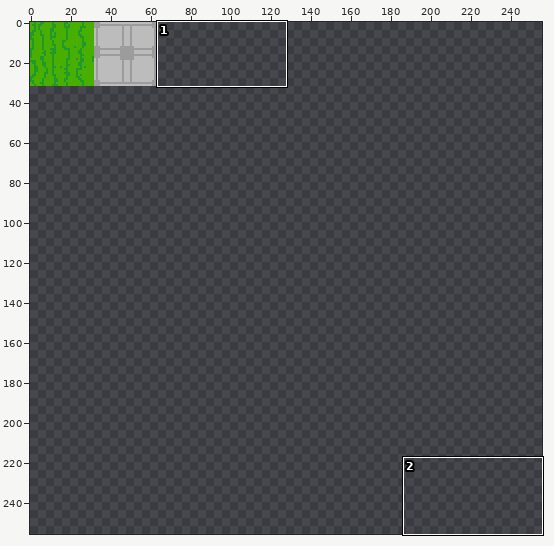
Two versions of one sprite sheet, LD27_PROJECT/img temp/ready/blockSheet.png. Above: a wide view before the commit, with the close-up outlined.
Close-up. Old version:
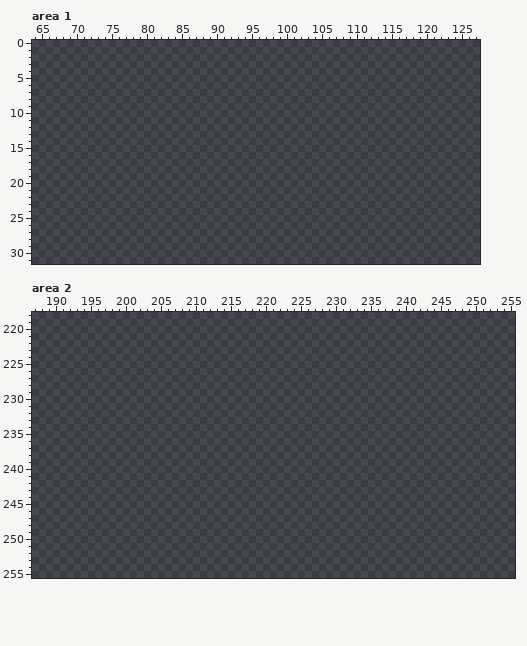
The file is 256x256 pixels. Shown: area 1: x 64..127, y 0..31; area 2: x 187..255, y 218..255.
New version:
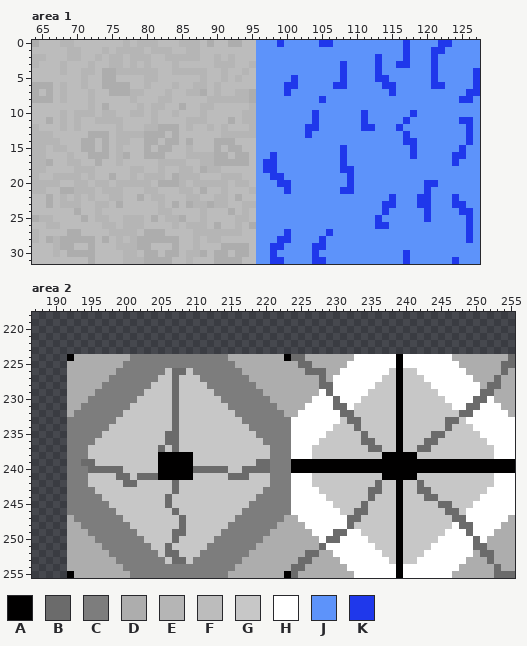
Palette (. is transparent): A #010000  B #6b6b6b  C #7d7d7d  D #adadad  E #b5b5b5  F #bcbcbc  G #c7c7c7  H #ffffff  J #5d93fa  K #1f38eb
From old to new:
Changed rows in their new state; - is an unchanged pixel.
Area 1:
first column x 64:
 0 DFFFEEFFFFFFFEFEEEFFFEEEFDFFDDFFJJJKJJJJJKKJJJJJJJJJJKJJJJKKJJJJ
 1 FFFFFEEFFFEFEEEEFEEEFFEEFFFFFFFFJJJJJJJJJJJJJJJJJJJJJKJJJKKJJJJJ
 2 EEFFFEEFFEFEEFEEEFFEEEEEFFEFEFFFJJJJJJJJJJJJJJJJJKJJJKJJJKJJJJJJ
 3 EFFFEFFFEFFEEFEFEFFFEFFFFFEEEFFEJJJJJJJJJJJJKJJJJKJJKKJJJKJJJJJJ
 4 FFFFEFFEEFDDEEEEEEFFEEEEEFFEFFEFJJJJJJJJJJJJKJJJJKJJJJJJJKJJJJJK
 5 FFFFFFFEFFDDFFFFEEFFFFFFEFFEFEFFJJJJJKJJJJJJKJJJJKKJJJJJJKJJJJJK
 6 DDDFEFFEFFDDDDFFEFFFEFFEEFEFFFFFJJJJKKJJJJJKKJJJJJKKJJJJJKKJJJJK
 7 DFDFEFFFEFFDDDEEFFFEFFEEDFEFFEEDJJJJKJJJJJJJJJJJJJJKJJJJJJJJJJKK
 8 DDDFEFFFEFFFFFEFFFEEFFFFFEEEEEEDJJJJJJJJJKJJJJJJJJJJJJJJJJJJJKKJ
 9 FFFFFFFFEFDFFFFEFEEFFDFFEEFFFFFEJJJJJJJJJJJJJJJJJJJJJJJJJJJJJJJJ
10 FFFFEFEEEFEEFFEEFEFFEFFFEFFFFFEEJJJJJJJJKJJJJJJKJJJJJJKJJJJJJJJJ
11 FFDFEFEFFEEEEFFFFEFFFFEEEFFFDFEEJJJJJJJJKJJJJJJKJJJJJKJJJJJJJKKJ
12 EFFFEFEFFFFFEFFFEEDDDFEFFEFEFFFEJJJJJJJKKJJJJJJKKJJJKJJJJJJJJJKJ
13 EEEFFFFFDDDFEEEEDDDFDFFFFFFEEEEEJJJJJJJKJJJJJJJJJJJJJKJJJJJJJJKJ
14 EEEEFFFDDFDFEEFFDDFDDFDFFFDDDFFFJJJJJJJJJJJJJJJJJJJJJKKJJJJJJJKJ
15 EEFEEFFDDFDFEFFFDFDDFFEFFFDFDDFFJJJJJJJJJJJJKJJJJJJJJJKJJJJJJKJJ
16 EEFFFEFFDDDFEDFFDDDFFFEEEEDDFDDFJJKJJJJJJJJJKJJJJJJJJJKJJJJJKKJJ
17 EEDFFEEFFDFFEFFFFFEEEEFFEEDDDDDFJKKJJJJJJJJJKJJJJJJJJJJJJJJJKJJJ
18 EEFFFFEEEFFFFFEEFFEFFEEFDEEFFFFFJKKJJJJJJJJJKKJJJJJJJJJJJJJJJJJJ
19 EFFEEEEFEFFDFFEFEEEFDEEEFFFEEEFFJJKKJJJJJJJJJKJJJJJJJJJJJJJJJJJJ
20 EEEEFFEEFEEFEEEEEFDDDEFEEEEEFEEFJJJKKJJJJJJJJKJJJJJJJJJJKKJJJJJJ
21 EEFFDDEEEFEEEFFFEEFFFEEFDFFEFFFEJJJJKJJJJJJJKKJJJJJJJJJJKJJJJJJJ
22 FFDFEFEFEFFEEFFDFEEFFFEEFFEEFDFFJJJJJJJJJJJJJJJJJJJKJJJKKJJJKJJJ
23 FFDFEEEFFEEFDFFFFFEFDFDEEDEEFFEEJJJJJJJJJJJJJJJJJJKKJJJKKJJJKKJJ
24 FFFFFFDFFEFFFFFFFFEEFFFFEFFFDFEFJJJJJJJJJJJJJJJJJJKJJJJJKJJJJKKJ
25 DEEFFFFDFEEFFEEEFDFEEDFFEFFFFEEFJJJJJJJJJJJJJJJJJKJJJJJJKJJJJJKJ
26 FFEEFFFFFFEEFEEEFFFFEFEEEFDFFEFDJJJJJJJJJJJJJJJJJKKJJJJJJJJJJJKJ
27 EFFFFDDFFFFEEEEFDDDFFFFEEEEEEEFFJJJJKJJJJJKJJJJJJJJJJJJJJJJJJJKJ
28 EFDEDDDDDFDFEFEDDDDDDFFEFEEFFFFFJJJKKJJJJKJJJJJJJJJJJJJJJJJJJJKJ
29 FFFEDDFFDFFFEEEDDFFFDFFEFFFDDDDFJJKKJJJJKKJJJJJJJJJJJJJJJJJJJJJJ
30 FFFEFDDDDFFFFEEFDDFDDFEEDFDDFDDFJJKJJJJJKJJJJJJJJJJJJKJJJJJJJJJJ
31 FFFFFFFFDFFFFEEEDDDDFFEFFFDDDDFFJJKKJJJJKKJJJJJJJJJJJKJJJJJJKJJJ
Area 2:
first column x 192:
224 ADDDDDDDDCCCCCCCCCCCCCCDDDDDDDDABBDDDDDDDHHHHHHAHHHHHHHDDDDDDDDB
225 DDDDDDDDCCCCCCCCCCCCCCCCDDDDDDDDDBBDDDDDHHHHHHHAHHHHHHHHDDDDDDBB
226 DDDDDDDCCCCCCCGBBGCCCCCCCDDDDDDDDDBBBDDHHHHHHHGAGGHHHHHHHDDDDDBD
227 DDDDDDCCCCCCCGGBGGGCCCCCCCDDDDDDDDDDBDHHHHHHHGGAGGGHHHHHHHDDDBDD
228 DDDDDCCCCCCCGGGBGGGGCCCCCCCDDDDDDDDDBBHHHHHHGGGAGGGGHHHHHHHDBBDD
229 DDDDCCCCCCCGGGGBGGGGGCCCCCCCDDDDDDDDHBHHHHHGGGGAGGGGGHHHHHHBBDDD
230 DDDCCCCCCCGGGGGBGGGGGGCCCCCCCDDDDDDHHHBHHHGGGGGAGGGGGGHHHHBBHDDD
231 DDCCCCCCCGGGGGGBGGGGGGGCCCCCCCDDDDHHHHBBHGGGGGGAGGGGGGGHHBBHHHDD
232 DCCCCCCCGGGGGGGBGGGGGGGGCCCCCCCDDHHHHHHBBGGGGGGAGGGGGGGGBBHHHHHD
233 CCCCCCCGGGGGGGGBGGGGGGGGGCCCCCCCHHHHHHHGBBGGGGGAGGGGGGBBGHHHHHHH
234 CCCCCCGGGGGGGGGBGGGGGGGGGGCCCCCCHHHHHHGGGBGGGGGAGGGGGGBGGGHHHHHH
235 CCCCCGGGGGGGGGBBGGGGGGGGGGGCCCCCHHHHHGGGGGBGGGGAGGGGBBGGGGGHHHHH
236 CCCCGGGGGGGGGGBBGGGGGGGGGGGGCCCCHHHHGGGGGGBBGGGAGGGBBGGGGGGGHHHH
237 CCCGGGGGGGGGGBGBGGGGGGGGGGGGGCCCHHHGGGGGGGGBBGGAGGBBGGGGGGGGGHHH
238 CCCGGGGGGGGGGAAAAAGGGGGGGGGGGCCCHHHGGGGGGGGGGAAAAAGGGGGGGGGGGHHH
239 CCBBGGGGGGGGGAAAAAGGGGGGGGGBBCCCAAAAAAAAAAAAAAAAAAAAAAAAAAAAAAAA
240 CCCBBBBBGGGGGAAAAABBBBBGGBBBBCCCAAAAAAAAAAAAAAAAAAAAAAAAAAAAAAAA
241 CCCGGGGBBGBBBAAAAAGGGGGBBBGGGCCCHHHGGGGGGGGGGAAAAAGGGGGGGGGGGHHH
242 CCCGGGGGBBGGGGGBGGGGGGGGGGGGGCCCHHHGGGGGGGGGBGGAGGBGGGGGGGGGGHHH
243 CCCCGGGGGGGGGGGBGGGGGGGGGGGGCCCCHHHHGGGGGGGBBGGAGGBBGGGGGGGGHHHH
244 CCCCCGGGGGGGGGBGGGGGGGGGGGGCCCCCHHHHHGGGGGGBGGGAGGGBBGGGGGGHHHHH
245 CCCCCCGGGGGGGGBGGGGGGGGGGGCCCCCCHHHHHHGGGGBGGGGAGGGGGBBGGGHHHHHH
246 CCCCCCCGGGGGGGGBGGGGGGGGGCCCCCCCHHHHHHHGGBBGGGGAGGGGGGBBGHHHHHHH
247 DCCCCCCCGGGGGGGGBGGGGGGGCCCCCCCDDHHHHHHHBBGGGGGAGGGGGGGBBHHHHHHD
248 DDCCCCCCCGGGGGGGBGGGGGGCCCCCCCDDDDHHHHHHBGGGGGGAGGGGGGGHBBHHHHDD
249 DDDCCCCCCCGGGGGBBGGGGGCCCCCCCDDDDDDHHHBBHHGGGGGAGGGGGGHHHBHHHDDD
250 DDDDCCCCCCCGGGGBGGGGGCCCCCCCDDDDDDDDHBBHHHHGGGGAGGGGGHHHHHBHDDDD
251 DDDDDCCCCCCCGGBGGGGGCCCCCCCDDDDDDDDDBHHHHHHHGGGAGGGGHHHHHHBBDDDD
252 DDDDDDCCCCCCCGBBGGGCCCCCCCDDDDDDDDBBDDHHHHHHHGGAGGGHHHHHHHDBBDDD
253 DDDDDDDCCCCCCCGBBGCCCCCCCDDDDDDDDBBDDDDHHHHHHHGAGGHHHHHHHDDDBDDD
254 DDDDDDDDCCCCCCCCCCCCCCCCDDDDDDDDBBDDDDDDHHHHHHHAHHHHHHHHDDDDDBDD
255 ADDDDDDDDCCCCCCCCCCCCCCDDDDDDDDABDDDDDDDDHHHHHHAHHHHHHHDDDDDDBBB
Where, in picture pixels (left, top, right, bottom), the same in both close-ups:
added: (32, 40, 480, 264)
added: (67, 354, 515, 578)
